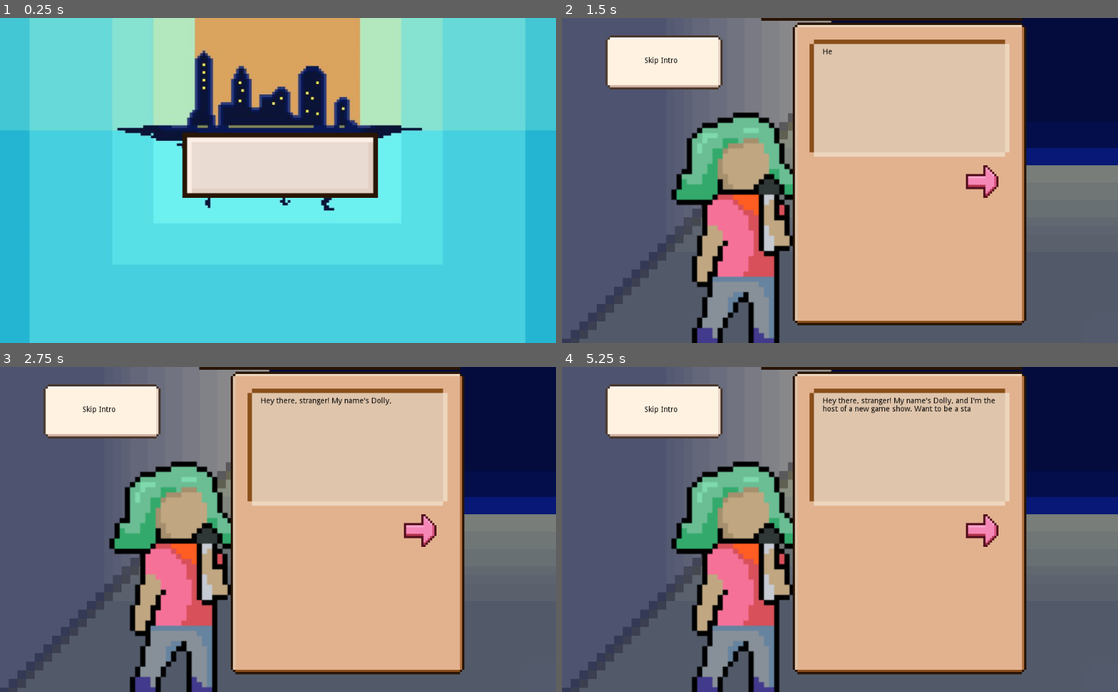
Above: before the commit, frames 1-4 (two rows, left to right).
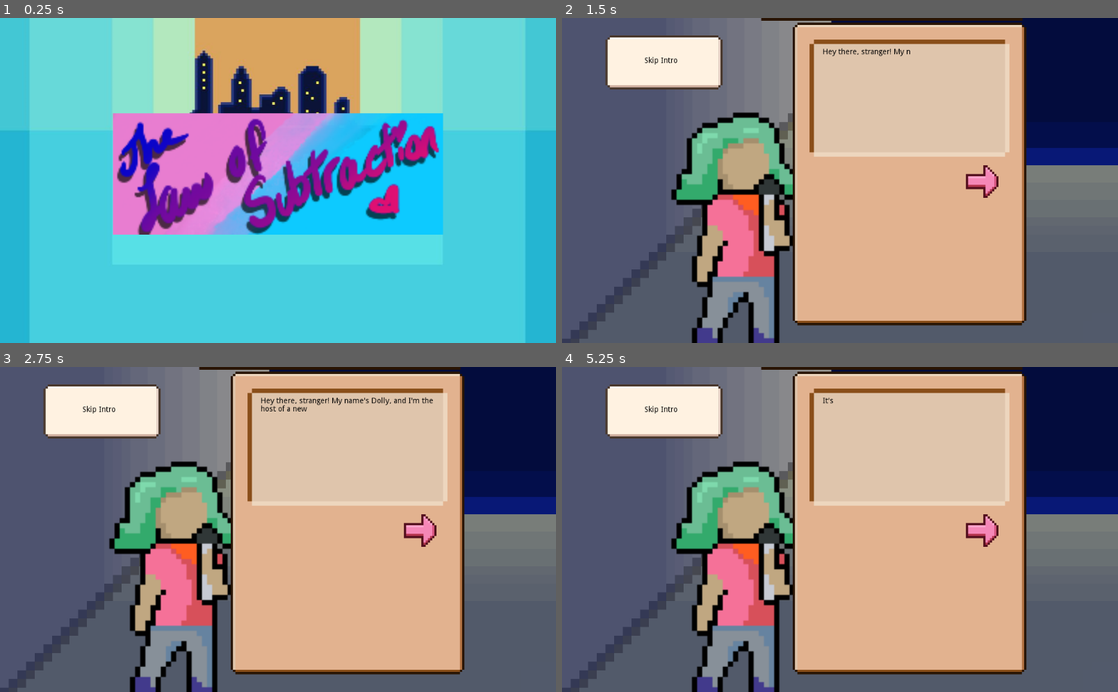
Above: after the commit, the same moments.

Repository: Clover10123/Subtraction
Game: Godot game, scene res://Scenes/MainScene.tscn
The game is run twice, just before and just after one commit, with the same random seed, the same clock (stepped at 60 frames per second) and the same inputs.
Inputs (mouse positions are in pixels of both pictures, inside the frame that each line leads up to):
- Up to frame 1 (0.25 s): no input
- Up to frame 2 (1.5 s): click (845, 342) at 0.52 s; click (845, 245) at 1.27 s
- Up to frame 3 (2.75 s): click "Skip Intro" at 2 s
- Up to frame 4 (5.25 s): click "Skip Intro" at 2.75 s; click "Skip Intro" at 3.5 s; move the mouse to (962, 513) at 4.27 s; press the mouse at (962, 513) at 4.28 s; release the mouse at (962, 513) at 5 s; click (984, 529) at 5.02 s

The runs differ from the first frame. In frame 1, 22% of the frame differs, in the area x 20-80%, y 29-67%; in frame 2, 0.1%; in frame 3, 0.1%; in frame 4, 0.5%.

Commit message:
Put hover sounds back into speed date

Diff:
--- a/Scenes/MainScene.tscn
+++ b/Scenes/MainScene.tscn
@@ -1,12 +1,11 @@
-[gd_scene load_steps=13 format=2]
+[gd_scene load_steps=12 format=2]
 
 [ext_resource path="res://Scenes/SettingsMenu.tscn" type="PackedScene" id=1]
-[ext_resource path="res://textures/graphics/phone large content window.png" type="Texture" id=2]
+[ext_resource path="res://textures/graphics/name_card.png" type="Texture" id=2]
 [ext_resource path="res://textures/buttons/play button.png" type="Texture" id=3]
 [ext_resource path="res://textures/buttons/play button hover.png" type="Texture" id=4]
 [ext_resource path="res://textures/buttons/play button press.png" type="Texture" id=5]
 [ext_resource path="res://textures/icons/pixel city.JPG" type="Texture" id=6]
-[ext_resource path="res://textures/graphics/name card.png" type="Texture" id=7]
 [ext_resource path="res://Scenes/Scripts/MainScene.gd" type="Script" id=8]
 [ext_resource path="res://textures/graphics/phone small content sign.png" type="Texture" id=9]
 [ext_resource path="res://Sound/menu_track.mp3" type="AudioStream" id=10]
@@ -24,7 +23,7 @@
 "times": PoolRealArray( 0, 0.2, 0.3, 0.4 ),
 "transitions": PoolRealArray( 1, 1, 1, 1 ),
 "update": 0,
-"values": [ Vector2( 336, 672 ), Vector2( 336, 192 ), Vector2( 336, 232 ), Vector2( 336, 224 ) ]
+"values": [ Vector2( 208, 672 ), Vector2( 208, 160 ), Vector2( 208, 192 ), Vector2( 208, 232 ) ]
 }
 tracks/1/type = "value"
 tracks/1/path = NodePath("ButtonPanel:rect_position")
@@ -33,10 +32,10 @@
 tracks/1/imported = false
 tracks/1/enabled = true
 tracks/1/keys = {
-"times": PoolRealArray( 0, 0.4, 0.6 ),
-"transitions": PoolRealArray( 1, 1, 1 ),
+"times": PoolRealArray( 0, 0.4, 0.6, 0.7 ),
+"transitions": PoolRealArray( 1, 1, 1, 1 ),
 "update": 0,
-"values": [ Vector2( 256, 632 ), Vector2( 256, 632 ), Vector2( 256, 272 ) ]
+"values": [ Vector2( 256, 632 ), Vector2( 256, 632 ), Vector2( 256, 296 ), Vector2( 256, 304 ) ]
 }
 
 [node name="MainScene" type="Node2D"]
@@ -57,10 +56,9 @@
 
 [node name="ButtonPanel" type="TextureRect" parent="."]
 margin_left = 256.0
-margin_top = 632.0
+margin_top = 304.0
 margin_right = 776.0
-margin_bottom = 936.0
-texture = ExtResource( 2 )
+margin_bottom = 608.0
 stretch_mode = 5
 __meta__ = {
 "_edit_use_anchors_": false
@@ -68,9 +66,9 @@
 
 [node name="SettingsText" type="RichTextLabel" parent="ButtonPanel"]
 margin_left = 192.0
-margin_top = 208.0
+margin_top = 272.0
 margin_right = 336.0
-margin_bottom = 224.0
+margin_bottom = 288.0
 custom_colors/default_color = Color( 0, 0, 0, 1 )
 text = "Press tab for settings."
 __meta__ = {
@@ -79,9 +77,9 @@
 
 [node name="PlayButton" type="TextureButton" parent="ButtonPanel"]
 margin_left = 144.0
-margin_top = 88.0
+margin_top = 152.0
 margin_right = 380.0
-margin_bottom = 206.0
+margin_bottom = 270.0
 texture_normal = ExtResource( 3 )
 texture_pressed = ExtResource( 5 )
 texture_hover = ExtResource( 4 )
@@ -94,11 +92,11 @@
 anims/intro = SubResource( 1 )
 
 [node name="GameLogoPlaceholder" type="TextureRect" parent="."]
-margin_left = 336.0
-margin_top = 672.0
-margin_right = 704.0
-margin_bottom = 792.0
-texture = ExtResource( 7 )
+margin_left = 208.0
+margin_top = 232.0
+margin_right = 816.0
+margin_bottom = 463.0
+texture = ExtResource( 2 )
 expand = true
 stretch_mode = 5
 __meta__ = {
--- a/Scenes/Scripts/SpeedDating.gd
+++ b/Scenes/Scripts/SpeedDating.gd
@@ -140,3 +140,13 @@
 		return
 	else:
 		print("Error grabbing game scene")
+
+
+func _on_Option1Button_mouse_entered():
+	if(state == SpeedState.SPEED):
+		$HoverPlayer.play()
+
+
+func _on_Option2Button_mouse_entered():
+	if(state == SpeedState.SPEED):
+		$HoverPlayer.play()
--- a/Scenes/SpeedDatingScene.tscn
+++ b/Scenes/SpeedDatingScene.tscn
@@ -177,6 +177,8 @@
 custom_colors/default_color = Color( 0, 0, 0, 1 )
 text = "Womp womp."
 
+[connection signal="mouse_entered" from="DatePanel/Option1Button" to="." method="_on_Option1Button_mouse_entered"]
 [connection signal="pressed" from="DatePanel/Option1Button" to="." method="_on_Option1Button_pressed"]
+[connection signal="mouse_entered" from="DatePanel/Option2Button" to="." method="_on_Option2Button_mouse_entered"]
 [connection signal="pressed" from="DatePanel/Option2Button" to="." method="_on_Option2Button_pressed"]
 [connection signal="pressed" from="LossScreen/EndGameButton" to="." method="_on_EndGameButton_pressed"]
Binary file added: textures/graphics/name_card.png
Not shown, added: textures/graphics/name_card.png.import
